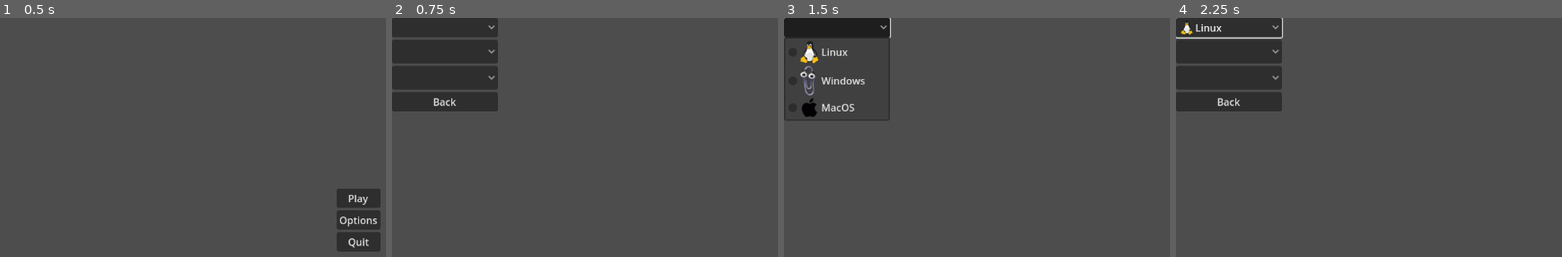
Above: before the commit, frames 1-4 (left to right).
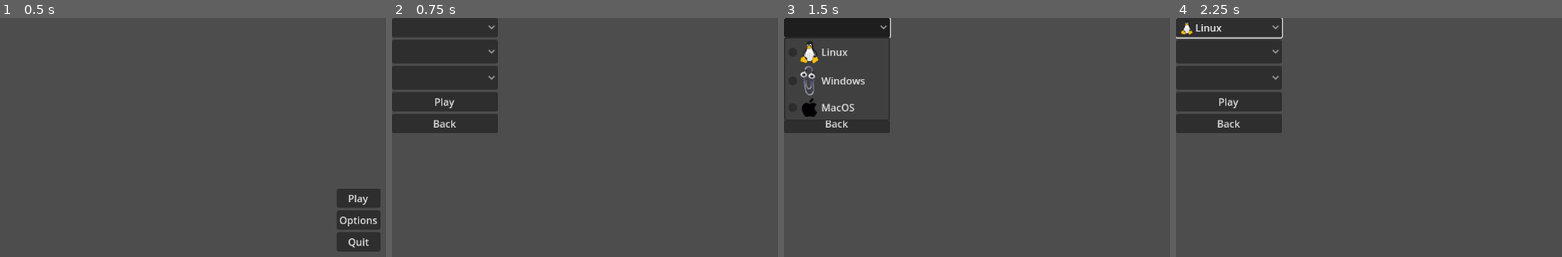
Above: after the commit, the same moments.

Repository: rutesantos4/ram-killer-scale-game-off-2023
Game: Godot game, scene res://main_menu.tscn
Two runs of this game, one before a commit and one after it. Both use one fixed random seed, a clock stepped at 60 frames per second and the inputs below.
Inputs (mouse positions are in pixels of both pictures, inside the frame that each line leads up to):
- Up to frame 1 (0.5 s): no input
- Up to frame 2 (0.75 s): click "Play" at 0.5 s
- Up to frame 3 (1.5 s): click (838, 27) at 1.25 s
- Up to frame 4 (2.25 s): click (1230, 51) at 2 s

Frame 1 is identical in both runs. In frame 2, 2.3% of the frame differs, in the area x 0-28%, y 33-49%; in frame 3, 1.3%; in frame 4, 2.3%.

Commit message:
feat: add play button in selection menu

Diff:
--- a/selection_menu.gd
+++ b/selection_menu.gd
@@ -1,14 +1,7 @@
 extends Control
-
-
-func _on_operating_system_mascot_pressed():
-	pass # Replace with function body.
-
-func _on_browser_to_fight_pressed():
-	pass # Replace with function body.
-
-func _on_map_pressed():
-	pass # Replace with function body.
 
 func _on_back_pressed():
 	get_tree().change_scene_to_file("res://main_menu.tscn")
+
+func _on_play_pressed():
+	print("Play!")
--- a/selection_menu.tscn
+++ b/selection_menu.tscn
@@ -52,11 +52,13 @@
 popup/item_0/icon = ExtResource("6_hv0ay")
 popup/item_0/id = 0
 
+[node name="Play" type="Button" parent="MarginContainer/VBoxContainer"]
+layout_mode = 2
+text = "Play"
+
 [node name="Back" type="Button" parent="MarginContainer/VBoxContainer"]
 layout_mode = 2
 text = "Back"
 
-[connection signal="pressed" from="MarginContainer/VBoxContainer/Operating system mascot" to="." method="_on_operating_system_mascot_pressed"]
-[connection signal="pressed" from="MarginContainer/VBoxContainer/Browser to fight" to="." method="_on_browser_to_fight_pressed"]
-[connection signal="pressed" from="MarginContainer/VBoxContainer/Map" to="." method="_on_map_pressed"]
+[connection signal="pressed" from="MarginContainer/VBoxContainer/Play" to="." method="_on_play_pressed"]
 [connection signal="pressed" from="MarginContainer/VBoxContainer/Back" to="." method="_on_back_pressed"]
